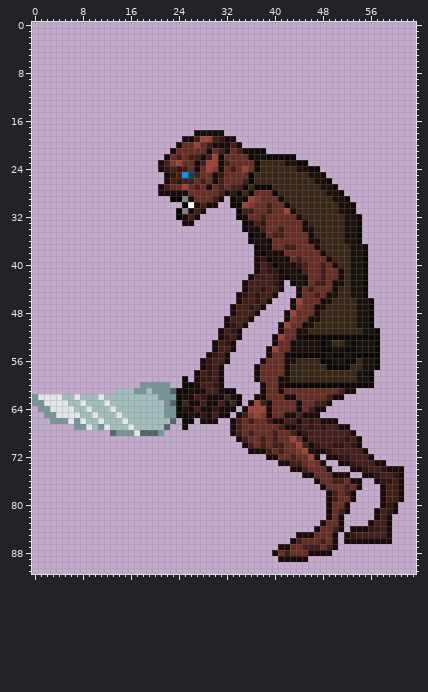
Two states of a sprite sheet, graphics/enemies/goblin4.png. The picture above was drawn from the file before the commit.
The file is 64x92 pixels.
Now the later version:
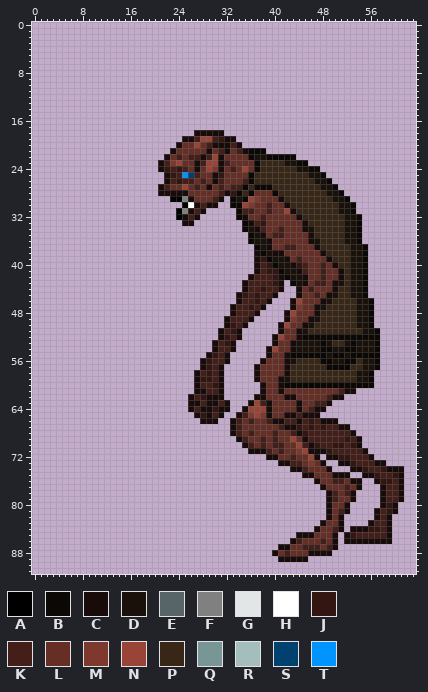
Palette (. is transparent): A #000000  B #0c0805  C #190b09  D #19110a  E #576568  F #808080  G #e2e6e7  H #ffffff  J #331612  K #441e18  L #672e25  M #7f382d  N #994437  P #382616  Q #799697  R #a4bdbd  S #004170  T #0094ff
Difference:
y 59: x 25 B -> .
y 60: x 18..22 QQQQQ -> .....; x 25..26 BB -> ..
y 61: x 14..26 RRRQQRQQQEBBD -> .............; x 32..33 BB -> ..
y 62: x 0..25 QGGGGRRGRRRGRRRRRRRRRQQQBD -> ..........................; x 32..34 PDB -> ...
y 63: x 0..25 QQGGGGRRGRRRGRRRRRRRRRQEBP -> ..........................; x 33..34 PB -> ..
y 64: x 1..25 QQGGGGRRGRRRGRRRRRRRRQQBD -> .........................; x 33 B -> .
y 65: x 2..26 QQGGGGRRGRRRGRRRRRRRQQBBD -> .........................; x 32 B -> .
y 66: x 3..23 QQQGQGRRGRRRGRRRRRRRE -> .....................; x 25..26 BB -> ..
y 67: x 7..22 QQGRQGRRRGRRRRRE -> ................; x 25 B -> .
y 68: x 13..21 EQQQGEEEQ -> .........
